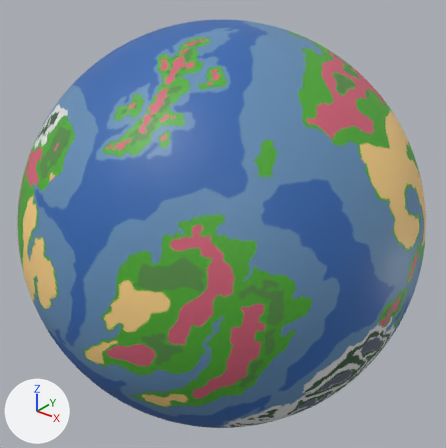
A saved change to the glTF model Graphics/Scenario/midgard.glb.
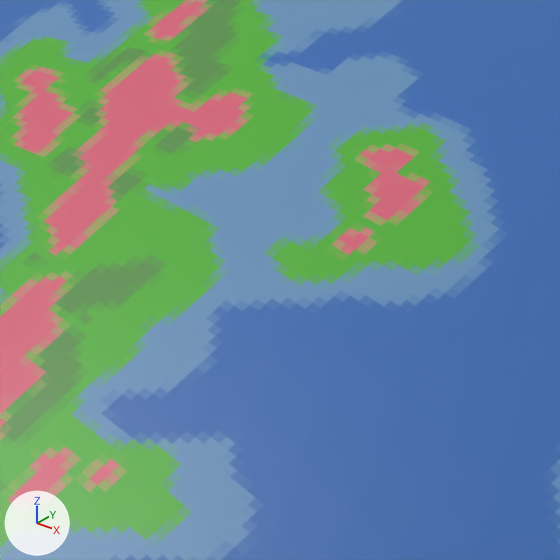
There are two pictures of each version: one whole from a 50 mm camera at (1.801, -2.242, 1.391) aimed at (0.005, 0.003, -0.001), one close up on the part from 36% to 54% of the width and 11% to 29% of the height. Every picture has the same lights, and +X, +Y and +Z are marked at lower left. Vertices at the same position are counted once.

The older version as bpy lines, for what is in view:
```python
me_icosphere = bpy.data.meshes.new('Icosphere')
me_icosphere.from_pydata(...)  # 10242 vertices, 20480 faces; spans x -1.0..1.0, y -1.0..1.0, z -1.0..1.0
me_icosphere.materials.append(mat_material_001)  # picture img_map_3
ob_icosphere = bpy.data.objects.new('Icosphere', me_icosphere)
ob_icosphere.location = (0.0, 0.0, 0.0)
```
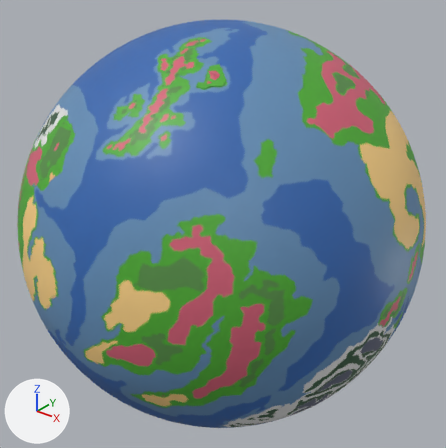
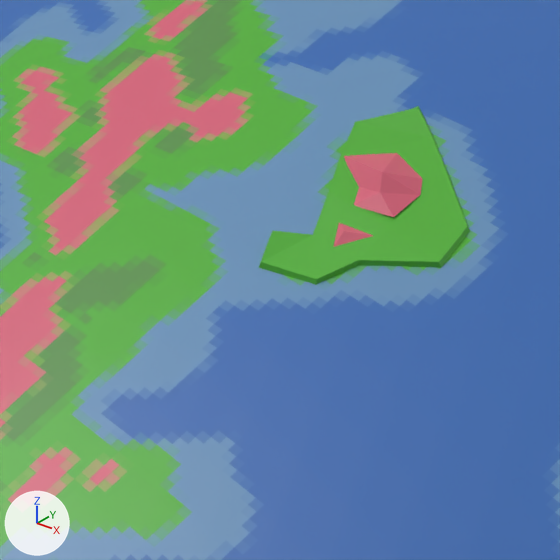
Boxes (x1, y1, x2, y2) around the edits, measured in the close-ups (560 x 560 px):
part 1 of me_icosphere, added (green)
    after: (259, 106, 470, 285)
part 2 of me_icosphere, added (pink)
    after: (333, 153, 423, 247)

The edits, one by one:
me_icosphere is used by ob_icosphere; location (0.0, 0.0, 0.0).
me_icosphere had 10242 vertices, 20480 faces and spanned x -1.0..1.0, y -1.0..1.0, z -1.0..1.0.
me_icosphere now has 10285 vertices, 20548 faces and spans x -1.0..1.0, y -1.0..1.0, z -1.0..1.0.
me_icosphere part 1: a new loose piece of 30 vertices spanning x 0.24..0.35, y -0.48..-0.35, z 0.82..0.9, in mat_material_001 (picture img_map_3).
Part 2, on me_icosphere:
13 vertices are added at x 0.26..0.31, y -0.45..-0.38, z 0.85..0.88.
12 new faces join them.
